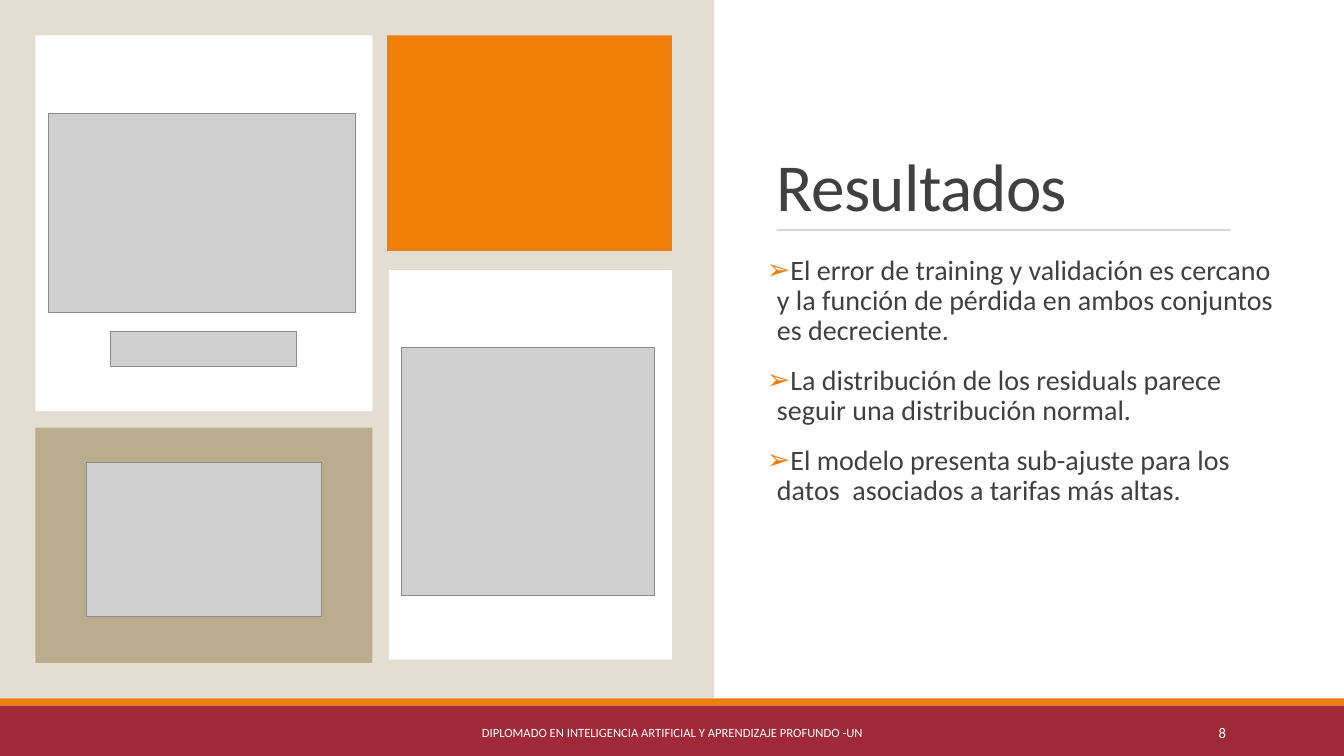
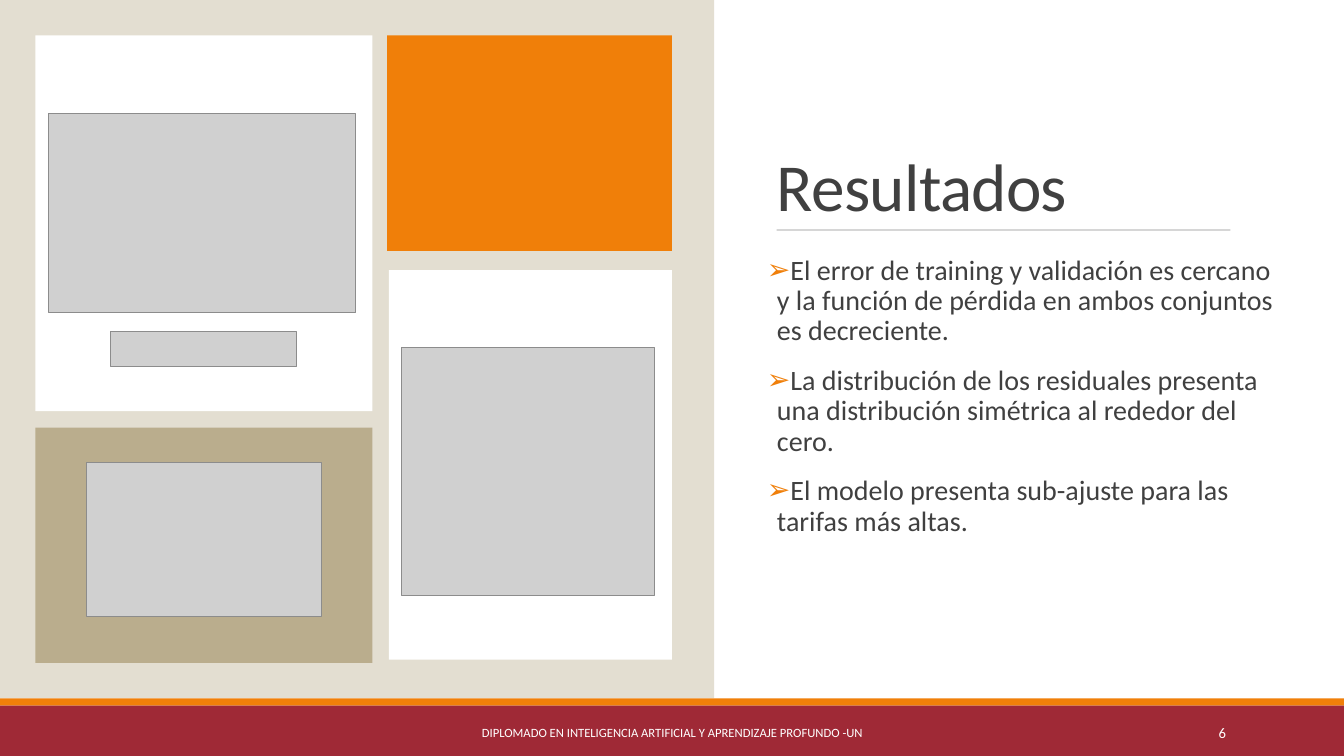
Before and after one commit to anmarphy/Airbnb-Deep-Learning-Pricing-Model, a slide deck: slide 6 of Presentacion_v1.pptx (slide 8 before the commit). Drawn at 1344x756 pixels with LibreOffice and Linux fonts; fonts in the diff are those of the drawing; grey boxes stand for pictures. Boxes give left, top, right and bottom in pixels: in the first picture for what was removed or moved away, otherwise in the second. Text is boxed around its words. In the diff, an @@ line names an element or a change of style, - is before the commit and + after.

```diff
--- a/Presentacion_v1.pptx
+++ b/Presentacion_v1.pptx
@@ text at (777,370,1258,531): text changed @@
-➢ La distribución de los residuals parece seguir una distribución normal.
-➢ El modelo presenta sub-ajuste para los datos asociados a tarifas más altas.
+➢ La distribución de los residuales presenta una distribución simétrica al rededor del cero.
+➢ El modelo presenta sub-ajuste para las tarifas más altas.
@@ page number at (1219,728,1226,738): text changed @@
-8
+6
```
Also in this commit, not shown: 6 other slides changed, 2 slides removed.
